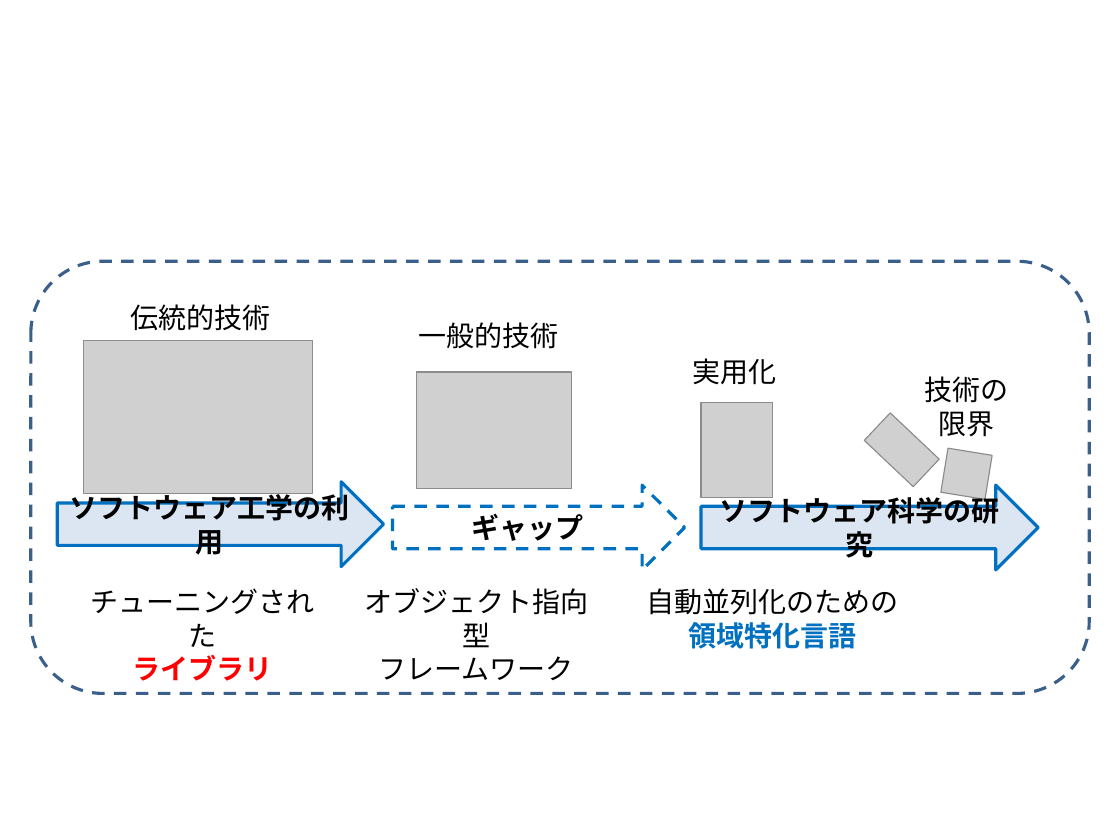
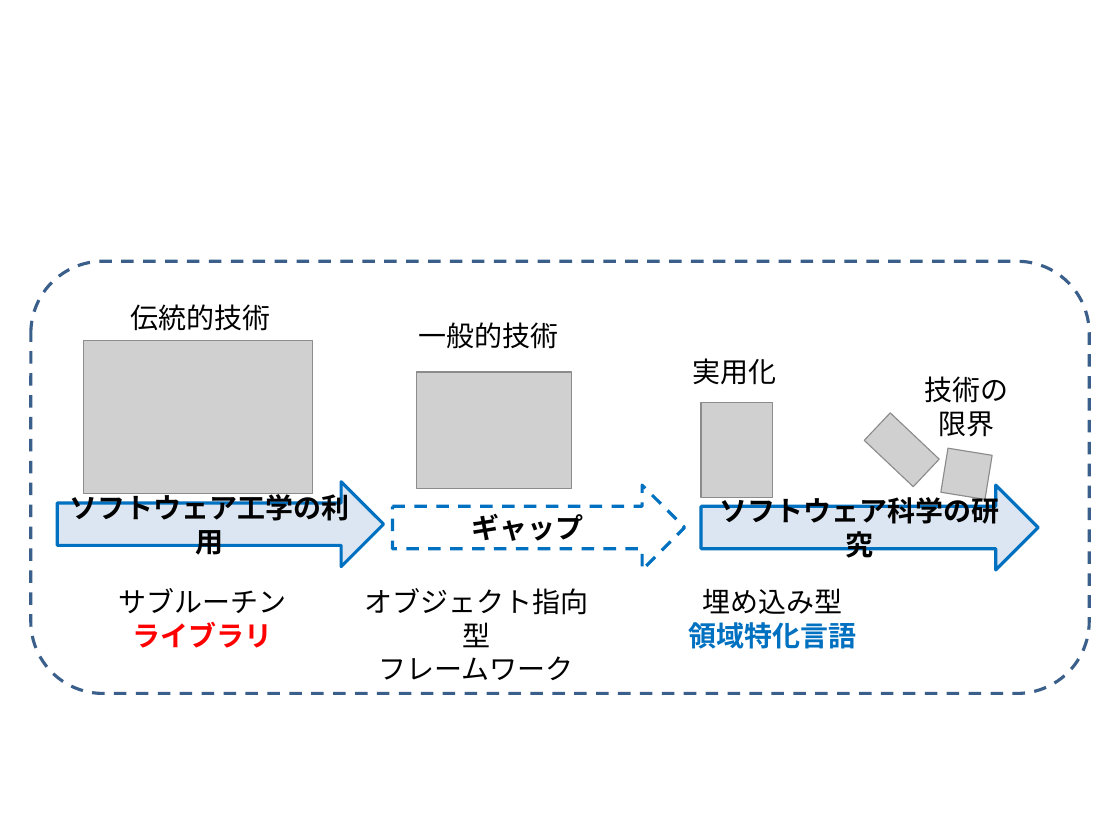
Before and after one commit to masa-ito/ProtoToPoisson, a slide deck: slide 3 of doc/source/NoveltyVsUtility.pptx. Drawn at 1120x840 pixels with LibreOffice and Linux fonts; fonts in the diff are those of the drawing; grey boxes stand for pictures. Boxes give left, top, right and bottom in pixels: in the first picture for what was removed or moved away, otherwise in the second. Text is boxed around its words. In the diff, an @@ line names an element or a change of style, - is before the commit and + after.

```diff
--- a/doc/source/NoveltyVsUtility.pptx
+++ b/doc/source/NoveltyVsUtility.pptx
@@ text at (119,588,287,613): text changed @@
-チューニングされた
+サブルーチン
@@ text at (703,588,843,614): text changed @@
-自動並列化のための
+埋め込み型
```
Also in this commit, not shown: 1 other file.
